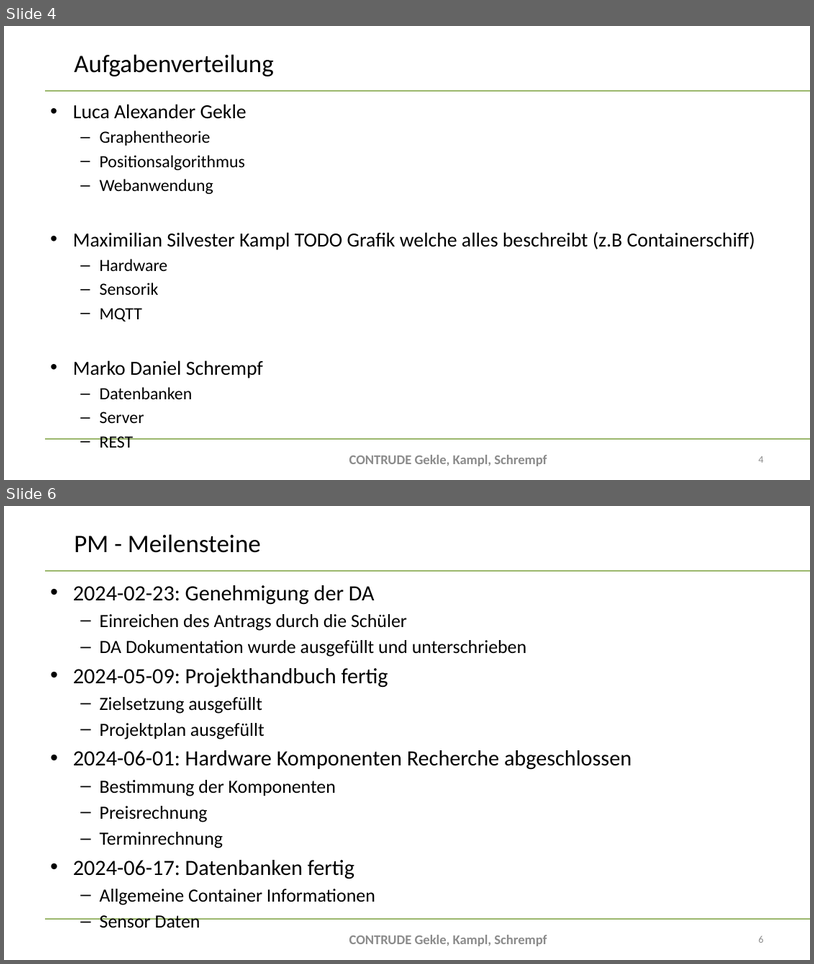
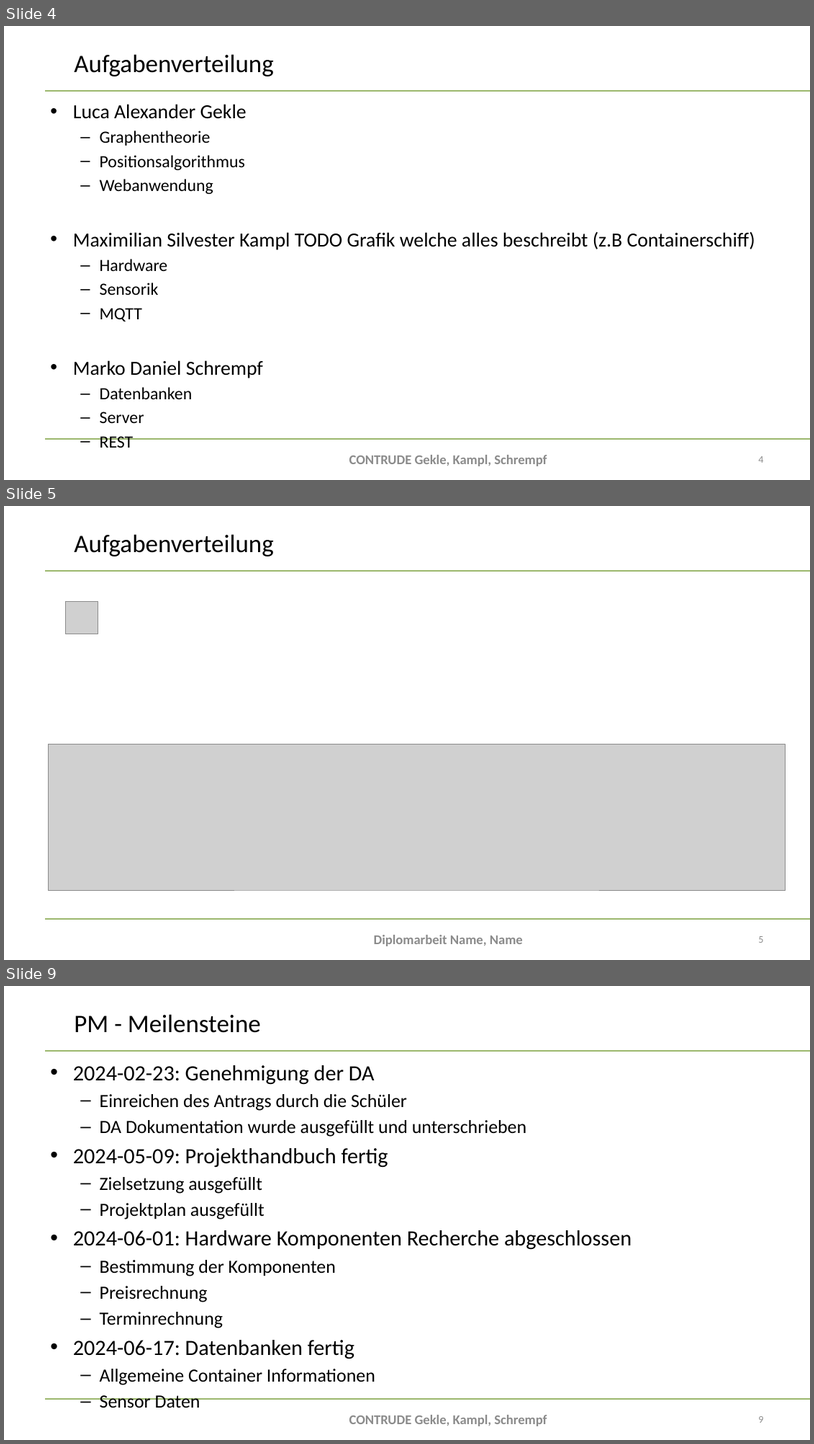
Before and after one commit to bitsneak/Contrude, a slide deck: Diplomarbeit/doc/Presentations/DA-Präsentation2024_Erstpräsentation.pptx. Shown one above the other, each under a label of ours: slides 4 and 6 before the commit, slides 4, 5 and 9 after it; the slides between them are not shown. The pictures are 814x964 and 814x1444 pixels, drawn with LibreOffice and Linux fonts; fonts in the diff are those of the drawing; grey boxes stand for pictures; background and template pictures are left out. Boxes give left, top, right and bottom in pixels: in the first picture for what was removed or moved away, otherwise in the second. Text is boxed around its words. In the diff, an @@ line names an element or a change of style, - is before the commit and + after.

```diff
--- a/Diplomarbeit/doc/Presentations/DA-Präsentation2024_Erstpräsentation.pptx
+++ b/Diplomarbeit/doc/Presentations/DA-Präsentation2024_Erstpräsentation.pptx
@@ slide 5 added at [4, 506, 810, 960], background #FFFFFF; not listed: 2 template elements that a slide beside it also shows @@
@@ title added at [74, 534, 273, 556], 30 pt, text #000000 @@
+Aufgabenverteilung
@@ picture added at [66, 602, 98, 633] @@
@@ picture added at [48, 744, 786, 890] @@
@@ text added at [374, 934, 523, 946], 16 pt, text #8C8C8C, bold @@
+Diplomarbeit Name, Name
@@ page number added at [759, 936, 764, 942], 12 pt, text #8C8C8C @@
+5
@@ what was slide 6 is now slide 9 @@
@@ page number at [759, 1416, 764, 1422]: text changed @@
-6
+9
```
Also in this commit, not shown: 3 slides changed, 2 other slides added, 1 other file.
